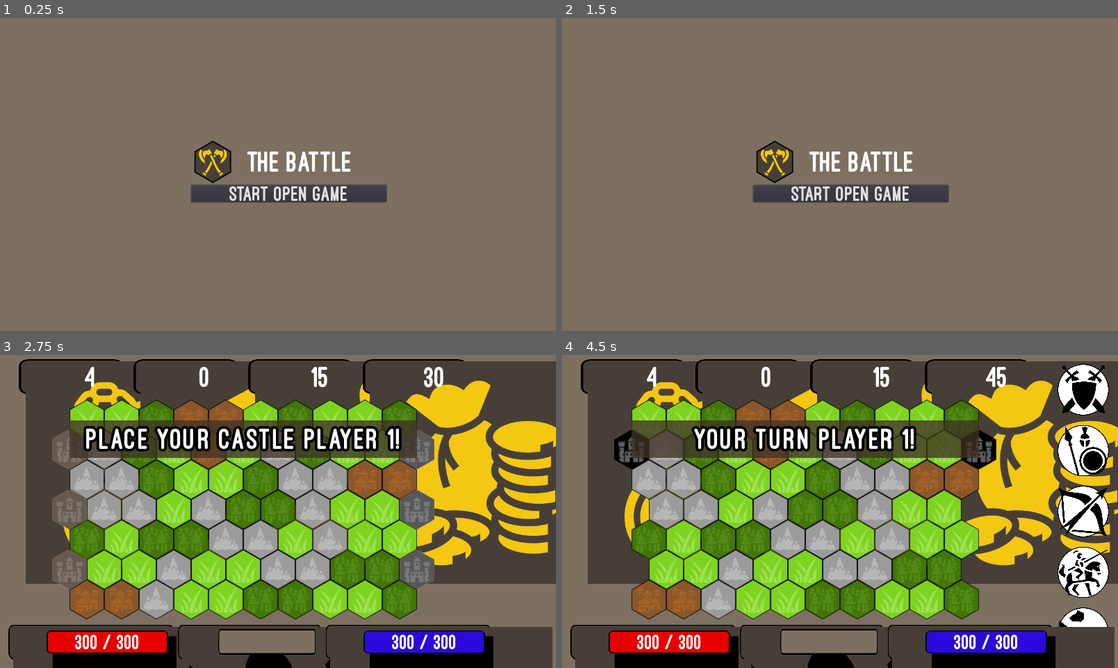
Above: before the commit, frames 1-4 (two rows, left to right).
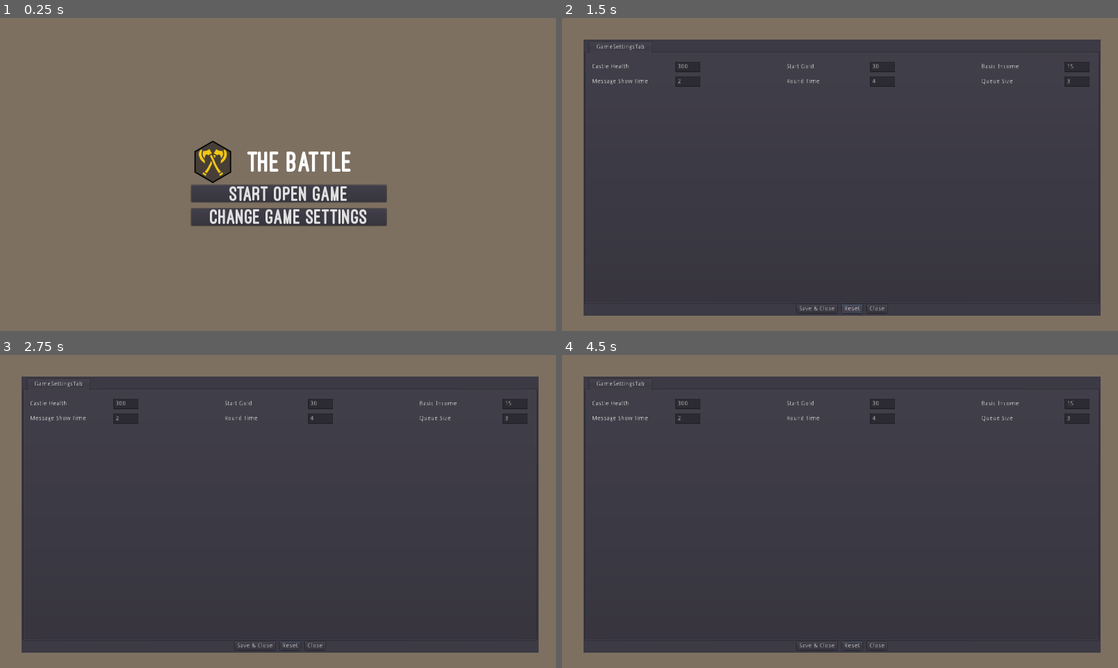
Above: after the commit, the same moments.

Repository: knobliibrot/the_battle_client
Game: Godot game, scene res://classes/controller/MainController.tscn
Same seed, same stepped clock (60 frames per second), same inputs: the game is played once before the commit and once after it.
Inputs (mouse positions are in pixels of both pictures, inside the frame that each line leads up to):
- Up to frame 1 (0.25 s): no input
- Up to frame 2 (1.5 s): click (851, 218) at 0.5 s, where only the run after the commit has a clickable "Change Game Settings"; click (851, 309) at 1.25 s, where only the run after the commit has a clickable "Reset"
- Up to frame 3 (2.75 s): click "Start Open Game" at 2 s
- Up to frame 4 (4.5 s): click (851, 530) at 2.75 s, where only the run after the commit has a clickable "Start Open Game"; click (979, 448) at 3.52 s; click (628, 448) at 4.27 s

The runs differ from the first frame. In frame 1, 2.0% of the frame differs, in the area x 34-70%, y 60-67%; in frame 2, 80%, in the area x 3-97%, y 6-96%; in frame 3, 75%; in frame 4, 76%.

Commit message:
Game Settings - basics

Diff:
--- a/Code/classes/game/controller/parameters/FieldParameters.gd
+++ b/Code/classes/game/controller/parameters/FieldParameters.gd
@@ -1,6 +1,4 @@
 extends Node
-
-class_name FieldParameters
 
 const CONNECTION_PAIRS: Dictionary = {
 	FieldConnectionType.LEFT : FieldConnectionType.RIGHT,
--- a/Code/classes/game/controller/parameters/GameParameters.gd
+++ b/Code/classes/game/controller/parameters/GameParameters.gd
@@ -1,6 +1,4 @@
 extends Node
-
-class_name GameParameters
 
 # Battelfield Generation Parameters
 const TRIPLET_SAME_CHANCE: int = 45
--- a/Code/classes/game/controller/parameters/Group.gd
+++ b/Code/classes/game/controller/parameters/Group.gd
@@ -12,6 +12,8 @@
 const CREATE_TROOP_BUTTON: String = "create_troop_button"
 const QUEUE_BUTTON: String = "qeueue_button"
 
+const SETTINGS: String = "settings"
+
 static func stationed_troop(is_player1: bool) -> String:
 	if is_player1:
 		return TROOPS_1
--- a/Code/classes/game/controller/parameters/TroopParameters.gd
+++ b/Code/classes/game/controller/parameters/TroopParameters.gd
@@ -1,6 +1,4 @@
 extends Node
-
-class_name TroopParameters
 
 const PRICE: Dictionary = {
 	TroopType.SWORDSMAN : 10,
--- /dev/null
+++ b/Code/classes/game/controller/settings/SettingBox.gd
@@ -0,0 +1,32 @@
+extends NinePatchRect
+
+export var label: String
+export var class_param: String
+export var value_param: String
+export var class_sett: String
+export var value_sett: String
+export var datatype: String
+
+func _ready() -> void:
+	$Label.text = self.label
+	update()
+
+func save() -> void:
+	set_sett_value(get_node("Input").text)
+	update()
+
+func reset() -> void:
+	$Input.text = str(get_param_value())
+
+func update() -> void:
+	$Input.text = str(get_sett_value())
+
+func get_param_value():
+	return get_node("/root/" + self.class_param).get(self.value_param)
+
+func get_sett_value():
+	return get_node("/root/" + self.class_sett).get(self.value_sett)
+
+func set_sett_value(new_value) -> void:
+	if datatype == "int":
+		get_node("/root/" + self.class_sett).set(self.value_sett, int(new_value))
--- /dev/null
+++ b/Code/classes/game/controller/settings/SettingBox.tscn
@@ -0,0 +1,37 @@
+[gd_scene load_steps=2 format=2]
+
+[ext_resource path="res://classes/game/controller/settings/SettingBox.gd" type="Script" id=1]
+
+[node name="SettingBox" type="NinePatchRect" groups=[
+"settings",
+]]
+margin_right = 250.0
+margin_bottom = 30.0
+rect_min_size = Vector2( 250, 30 )
+script = ExtResource( 1 )
+__meta__ = {
+"_edit_use_anchors_": false
+}
+
+[node name="Label" type="Label" parent="."]
+anchor_top = 0.5
+anchor_bottom = 0.5
+margin_top = -7.0
+margin_right = 118.0
+margin_bottom = 7.0
+text = "Text"
+__meta__ = {
+"_edit_use_anchors_": false
+}
+
+[node name="Input" type="LineEdit" parent="."]
+anchor_left = 1.0
+anchor_top = 0.5
+anchor_right = 1.0
+anchor_bottom = 0.5
+margin_left = -58.0
+margin_top = -12.0
+margin_bottom = 12.0
+__meta__ = {
+"_edit_use_anchors_": false
+}
--- /dev/null
+++ b/Code/classes/game/controller/settings/SettingsWindow.gd
@@ -0,0 +1,17 @@
+extends MarginContainer
+
+
+
+func _on_SaveButton_pressed():
+	for setting in get_tree().get_nodes_in_group(Group.SETTINGS):
+		setting.save()
+	get_parent().remove_child(self)
+
+
+func _on_ResetButton_pressed():
+	for setting in get_tree().get_nodes_in_group(Group.SETTINGS):
+		setting.reset()
+
+
+func _on_CloseButton_pressed():
+	get_parent().remove_child(self)
--- /dev/null
+++ b/Code/classes/game/controller/settings/SettingsWindow.tscn
@@ -0,0 +1,170 @@
+[gd_scene load_steps=3 format=2]
+
+[ext_resource path="res://classes/game/controller/settings/SettingBox.tscn" type="PackedScene" id=1]
+[ext_resource path="res://classes/game/controller/settings/SettingsWindow.gd" type="Script" id=2]
+
+[node name="SettingsWindow" type="MarginContainer"]
+anchor_right = 1.0
+anchor_bottom = 1.0
+custom_constants/margin_right = 50
+custom_constants/margin_top = 50
+custom_constants/margin_left = 50
+custom_constants/margin_bottom = 50
+script = ExtResource( 2 )
+__meta__ = {
+"_edit_use_anchors_": false
+}
+
+[node name="Background" type="ColorRect" parent="."]
+margin_left = 50.0
+margin_top = 50.0
+margin_right = 1240.0
+margin_bottom = 684.0
+color = Color( 0.235294, 0.227451, 0.266667, 1 )
+
+[node name="MarginContainer" type="MarginContainer" parent="."]
+margin_left = 50.0
+margin_top = 50.0
+margin_right = 1240.0
+margin_bottom = 684.0
+custom_constants/margin_right = 5
+custom_constants/margin_top = 5
+custom_constants/margin_left = 5
+custom_constants/margin_bottom = 5
+
+[node name="Content" type="VBoxContainer" parent="MarginContainer"]
+margin_left = 5.0
+margin_top = 5.0
+margin_right = 1185.0
+margin_bottom = 629.0
+
+[node name="TabContainer" type="TabContainer" parent="MarginContainer/Content"]
+margin_right = 1180.0
+margin_bottom = 600.0
+rect_min_size = Vector2( 1180, 600 )
+tab_align = 0
+
+[node name="GameSettingsTab" type="Tabs" parent="MarginContainer/Content/TabContainer"]
+anchor_right = 1.0
+anchor_bottom = 1.0
+margin_left = 4.0
+margin_top = 32.0
+margin_right = -4.0
+margin_bottom = -4.0
+drag_to_rearrange_enabled = true
+
+[node name="MarginContainer" type="MarginContainer" parent="MarginContainer/Content/TabContainer/GameSettingsTab"]
+margin_right = 40.0
+margin_bottom = 40.0
+custom_constants/margin_right = 10
+custom_constants/margin_top = 10
+custom_constants/margin_left = 10
+custom_constants/margin_bottom = 10
+__meta__ = {
+"_edit_use_anchors_": false
+}
+
+[node name="GridContainer" type="GridContainer" parent="MarginContainer/Content/TabContainer/GameSettingsTab/MarginContainer"]
+margin_left = 10.0
+margin_top = 10.0
+margin_right = 1156.0
+margin_bottom = 74.0
+rect_min_size = Vector2( 1142, 0 )
+custom_constants/hseparation = 198
+columns = 3
+__meta__ = {
+"_edit_use_anchors_": false
+}
+
+[node name="CastleHealth" parent="MarginContainer/Content/TabContainer/GameSettingsTab/MarginContainer/GridContainer" instance=ExtResource( 1 )]
+label = "Castle Health"
+class_param = "GameParameters"
+value_param = "CASTLE_HEALTH"
+class_sett = "GameSettings"
+value_sett = "castle_health"
+datatype = "int"
+
+[node name="StartGold" parent="MarginContainer/Content/TabContainer/GameSettingsTab/MarginContainer/GridContainer" instance=ExtResource( 1 )]
+margin_left = 448.0
+margin_right = 698.0
+label = "Start Gold"
+class_param = "GameParameters"
+value_param = "START_GOLD"
+class_sett = "GameSettings"
+value_sett = "start_gold"
+datatype = "int"
+
+[node name="BasicIncome" parent="MarginContainer/Content/TabContainer/GameSettingsTab/MarginContainer/GridContainer" instance=ExtResource( 1 )]
+margin_left = 896.0
+margin_right = 1146.0
+label = "Basic Income"
+class_param = "GameParameters"
+value_param = "BASIC_INCOME"
+class_sett = "GameSettings"
+value_sett = "basic_income"
+datatype = "int"
+
+[node name="MessageShowTime" parent="MarginContainer/Content/TabContainer/GameSettingsTab/MarginContainer/GridContainer" instance=ExtResource( 1 )]
+margin_top = 34.0
+margin_bottom = 64.0
+label = "Message Show Time"
+class_param = "GameParameters"
+value_param = "MESSAGE_SHOW_TIME"
+class_sett = "GameSettings"
+value_sett = "message_show_time"
+datatype = "int"
+
+[node name="RoundTime" parent="MarginContainer/Content/TabContainer/GameSettingsTab/MarginContainer/GridContainer" instance=ExtResource( 1 )]
+margin_left = 448.0
+margin_top = 34.0
+margin_right = 698.0
+margin_bottom = 64.0
+label = "Round Time"
+class_param = "GameParameters"
+value_param = "ROUND_TIME"
+class_sett = "GameSettings"
+value_sett = "round_time"
+datatype = "int"
+
+[node name="QueueSize" parent="MarginContainer/Content/TabContainer/GameSettingsTab/MarginContainer/GridContainer" instance=ExtResource( 1 )]
+margin_left = 896.0
+margin_top = 34.0
+margin_right = 1146.0
+margin_bottom = 64.0
+label = "Queue Size"
+class_param = "GameParameters"
+value_param = "QUEUE_SIZE"
+class_sett = "GameSettings"
+value_sett = "queue_size"
+datatype = "int"
+
+[node name="ButtonContainer" type="HBoxContainer" parent="MarginContainer/Content"]
+margin_top = 604.0
+margin_right = 1180.0
+margin_bottom = 624.0
+custom_constants/separation = 10
+alignment = 1
+__meta__ = {
+"_edit_use_anchors_": false
+}
+
+[node name="SaveButton" type="Button" parent="MarginContainer/Content/ButtonContainer"]
+margin_left = 485.0
+margin_right = 579.0
+margin_bottom = 20.0
+text = "Save & Close"
+
+[node name="ResetButton" type="Button" parent="MarginContainer/Content/ButtonContainer"]
+margin_left = 589.0
+margin_right = 637.0
+margin_bottom = 20.0
+text = "Reset"
+
+[node name="CloseButton" type="Button" parent="MarginContainer/Content/ButtonContainer"]
+margin_left = 647.0
+margin_right = 694.0
+margin_bottom = 20.0
+text = "Close"
+[connection signal="pressed" from="MarginContainer/Content/ButtonContainer/SaveButton" to="." method="_on_SaveButton_pressed"]
+[connection signal="pressed" from="MarginContainer/Content/ButtonContainer/ResetButton" to="." method="_on_ResetButton_pressed"]
+[connection signal="pressed" from="MarginContainer/Content/ButtonContainer/CloseButton" to="." method="_on_CloseButton_pressed"]
--- a/Code/classes/game/view/Playground.gd
+++ b/Code/classes/game/view/Playground.gd
@@ -4,6 +4,7 @@
 
 const MESSAGE_CONTAINER = preload("res://classes/game/view/boxes/MessageContainer.tscn")
 const CASTLE_SCENE = preload("res://classes/game/model/fields/CastleField.tscn")
+const SETTINGS_SCENE = preload("res://classes/game/controller/settings/SettingsWindow.tscn")
 
 # Updates the info-, castlehealth- and queue boxes
 func update_gui_with_player(player1: Player, player2: Player, is_player1: bool) -> void:
@@ -79,3 +80,6 @@
 
 func stop_timer() -> void:
 	$UI/Top/TopBar/TimeBox.stop_timer()
+
+func _on_SettingsButton_pressed():
+	add_child(SETTINGS_SCENE.instance())
--- a/Code/classes/game/view/Playground.tscn
+++ b/Code/classes/game/view/Playground.tscn
@@ -20,12 +20,12 @@
 [ext_resource path="res://artifacts/graphics/fields/grass.png" type="Texture" id=18]
 [ext_resource path="res://classes/game/controller/Gamelogic.gd" type="Script" id=19]
 [ext_resource path="res://classes/game/controller/BattlefieldGenerator.gd" type="Script" id=20]
+[ext_resource path="res://artifacts/graphics/gui/buttons/settings.png" type="Texture" id=21]
 
 [node name="Playground" type="Node"]
 script = ExtResource( 1 )
 
 [node name="UI" type="Node" parent="."]
-editor/display_folded = true
 
 [node name="Background" type="ColorRect" parent="UI"]
 margin_right = 1280.0
@@ -42,9 +42,6 @@
 custom_constants/margin_top = 10
 custom_constants/margin_left = 10
 custom_constants/margin_bottom = 10
-__meta__ = {
-"_edit_lock_": true
-}
 
 [node name="TopBar" type="HBoxContainer" parent="UI/Top"]
 margin_left = 10.0
@@ -76,20 +73,13 @@
 margin_bottom = 80.0
 
 [node name="Right" type="MarginContainer" parent="UI"]
-anchor_left = 1.0
-anchor_top = 0.5
-anchor_right = 1.0
-anchor_bottom = 0.5
-margin_left = -160.0
-margin_top = -360.0
-margin_bottom = 360.0
+margin_left = 1120.0
+margin_right = 1280.0
+margin_bottom = 720.0
 custom_constants/margin_right = 10
 custom_constants/margin_top = 10
 custom_constants/margin_left = 10
 custom_constants/margin_bottom = 10
-__meta__ = {
-"_edit_lock_": true
-}
 
 [node name="RightBar" type="VBoxContainer" parent="UI/Right"]
 margin_left = 10.0
@@ -124,12 +114,14 @@
 margin_bottom = 700.0
 
 [node name="Bottom" type="MarginContainer" parent="UI"]
-anchor_top = 1.0
-anchor_bottom = 1.0
-margin_top = -120.0
+margin_top = 600.0
 margin_right = 1150.0
+margin_bottom = 720.0
 custom_constants/margin_top = 10
 custom_constants/margin_bottom = 10
+__meta__ = {
+"_edit_use_anchors_": false
+}
 
 [node name="BottomBar" type="HBoxContainer" parent="UI/Bottom"]
 margin_top = 10.0
@@ -151,8 +143,19 @@
 margin_left = 740.0
 margin_right = 1140.0
 
+[node name="SettingsButton" type="Button" parent="UI"]
+anchor_top = 0.5
+anchor_bottom = 0.5
+margin_top = -50.0
+margin_right = 20.0
+margin_bottom = 50.0
+rect_min_size = Vector2( 20, 100 )
+icon = ExtResource( 21 )
+__meta__ = {
+"_edit_use_anchors_": false
+}
+
 [node name="Battlefield" type="Node" parent="."]
-editor/display_folded = true
 script = ExtResource( 14 )
 
 [node name="1-0" parent="Battlefield" instance=ExtResource( 15 )]
@@ -656,6 +659,7 @@
 [connection signal="create_troop" from="UI/Right/RightBar/KnightButton" to="Gamelogic" method="_on_TroopButton_create_troop"]
 [connection signal="create_troop" from="UI/Right/RightBar/CatapultButton" to="Gamelogic" method="_on_TroopButton_create_troop"]
 [connection signal="remove_from_queue" from="UI/Bottom/BottomBar/QueueBar" to="Gamelogic" method="_on_QueueBar_remove_from_queue"]
+[connection signal="pressed" from="UI/SettingsButton" to="." method="_on_SettingsButton_pressed"]
 [connection signal="castle_choosen" from="Battlefield" to="Gamelogic" method="_on_Battlefield_castle_choosen"]
 [connection signal="selection_released" from="Battlefield" to="Gamelogic" method="_on_Battlefield_selection_released"]
 [connection signal="target_selected" from="Battlefield" to="Gamelogic" method="_on_Battlefield_target_selected"]
--- a/Code/classes/game/view/bars/HealthBox.gd
+++ b/Code/classes/game/view/bars/HealthBox.gd
@@ -1,5 +1,10 @@
 extends MarginContainer
+
+func _ready() -> void:
+	$Health.value = GameSettings.castle_health
+	$Health.max_value = GameSettings.castle_health
 
 func update_health(health: int) -> void:
 	$Health.value = health
+	$Health.max_value = GameSettings.castle_health
 	$Label.text = str(health) + " / " + str(GameSettings.castle_health)
--- a/Code/classes/scenes/MenuScene.tscn
+++ b/Code/classes/scenes/MenuScene.tscn
@@ -5,7 +5,7 @@
 [ext_resource path="res://artifacts/fonts/ostrichsans_gui_big.tres" type="DynamicFont" id=3]
 [ext_resource path="res://artifacts/fonts/ostrichsans_gui_medium.tres" type="DynamicFont" id=4]
 
-[node name="MenuScene" index="0" instance=ExtResource( 1 )]
+[node name="MenuScene" instance=ExtResource( 1 )]
 
 [node name="Menu" type="MarginContainer" parent="." index="1"]
 anchor_left = 0.5
@@ -19,7 +19,7 @@
 
 [node name="VBoxContainer2" type="VBoxContainer" parent="Menu" index="0"]
 margin_right = 450.0
-margin_bottom = 160.0
+margin_bottom = 199.0
 
 [node name="NinePatchRect" type="NinePatchRect" parent="Menu/VBoxContainer2" index="0"]
 margin_right = 450.0
@@ -51,11 +51,20 @@
 [node name="VBoxContainer" type="VBoxContainer" parent="Menu/VBoxContainer2" index="1"]
 margin_top = 104.0
 margin_right = 450.0
-margin_bottom = 144.0
+margin_bottom = 199.0
+custom_constants/separation = 15
 
 [node name="StartOpenGameButton" type="Button" parent="Menu/VBoxContainer2/VBoxContainer" index="0"]
 margin_right = 450.0
 margin_bottom = 40.0
 custom_fonts/font = ExtResource( 4 )
 text = "Start Open Game"
+
+[node name="ChangeGameSettingsButton" type="Button" parent="Menu/VBoxContainer2/VBoxContainer" index="1"]
+margin_top = 55.0
+margin_right = 450.0
+margin_bottom = 95.0
+custom_fonts/font = ExtResource( 4 )
+text = "Change Game Settings"
 [connection signal="pressed" from="Menu/VBoxContainer2/VBoxContainer/StartOpenGameButton" to="." method="_on_StartOpenGameButton_pressed"]
+[connection signal="pressed" from="Menu/VBoxContainer2/VBoxContainer/ChangeGameSettingsButton" to="." method="_on_ChangeGameSettingsButton_pressed"]
--- a/Code/classes/scenes/ScreenScene.gd
+++ b/Code/classes/scenes/ScreenScene.gd
@@ -4,5 +4,11 @@
 
 signal start_open_game
 
+const SETTINGS_SCENE: PackedScene = preload("res://classes/game/controller/settings/SettingsWindow.tscn")
+
 func _on_StartOpenGameButton_pressed():
 	emit_signal("start_open_game")
+
+
+func _on_ChangeGameSettingsButton_pressed():
+	add_child(SETTINGS_SCENE.instance())
--- a/Code/project.godot
+++ b/Code/project.godot
@@ -40,11 +40,6 @@
 "path": "res://classes/tools/FieldMapPerDistance.gd"
 }, {
 "base": "Node",
-"class": "FieldParameters",
-"language": "GDScript",
-"path": "res://classes/game/controller/parameters/FieldParameters.gd"
-}, {
-"base": "Node",
 "class": "FieldState",
 "language": "GDScript",
 "path": "res://classes/enums/FieldState.gd"
@@ -53,11 +48,6 @@
 "class": "FieldType",
 "language": "GDScript",
 "path": "res://classes/enums/FieldType.gd"
-}, {
-"base": "Node",
-"class": "GameParameters",
-"language": "GDScript",
-"path": "res://classes/game/controller/parameters/GameParameters.gd"
 }, {
 "base": "Node",
 "class": "Gamelogic",
@@ -110,11 +100,6 @@
 "path": "res://classes/game/model/troops/Troop.gd"
 }, {
 "base": "Node",
-"class": "TroopParameters",
-"language": "GDScript",
-"path": "res://classes/game/controller/parameters/TroopParameters.gd"
-}, {
-"base": "Node",
 "class": "TroopType",
 "language": "GDScript",
 "path": "res://classes/enums/TroopType.gd"
@@ -126,10 +111,8 @@
 "Field": "",
 "FieldConnectionType": "",
 "FieldMapPerDistance": "",
-"FieldParameters": "",
 "FieldState": "",
 "FieldType": "",
-"GameParameters": "",
 "Gamelogic": "",
 "Group": "",
 "MainController": "",
@@ -140,7 +123,6 @@
 "QueueButton": "",
 "ScreenScene": "",
 "Troop": "",
-"TroopParameters": "",
 "TroopType": ""
 }
 
@@ -152,8 +134,11 @@
 
 [autoload]
 
+GameParameters="*res://classes/game/controller/parameters/GameParameters.gd"
 GameSettings="*res://classes/game/controller/parameters/GameSettings.gd"
+FieldParameters="*res://classes/game/controller/parameters/FieldParameters.gd"
 FieldSettings="*res://classes/game/controller/parameters/FieldSettings.gd"
+TroopParameters="*res://classes/game/controller/parameters/TroopParameters.gd"
 TroopSettings="*res://classes/game/controller/parameters/TroopSettings.gd"
 
 [display]
Binary file added: Code/artifacts/graphics/gui/buttons/settings.png
Not shown: 1 places in Code/classes/game/view/Playground.tscn that only renumber resources
Not shown, changed: Documentation/todo.txt
